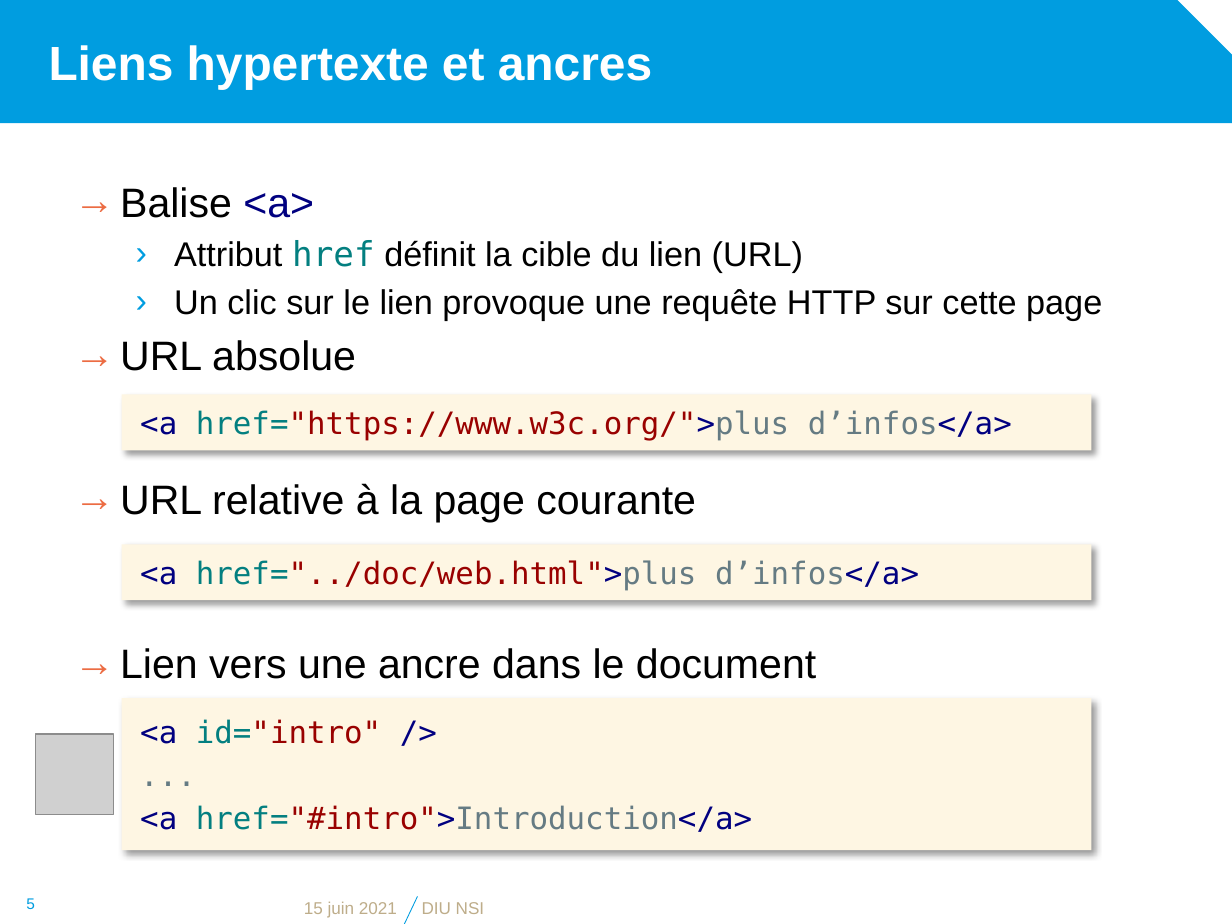
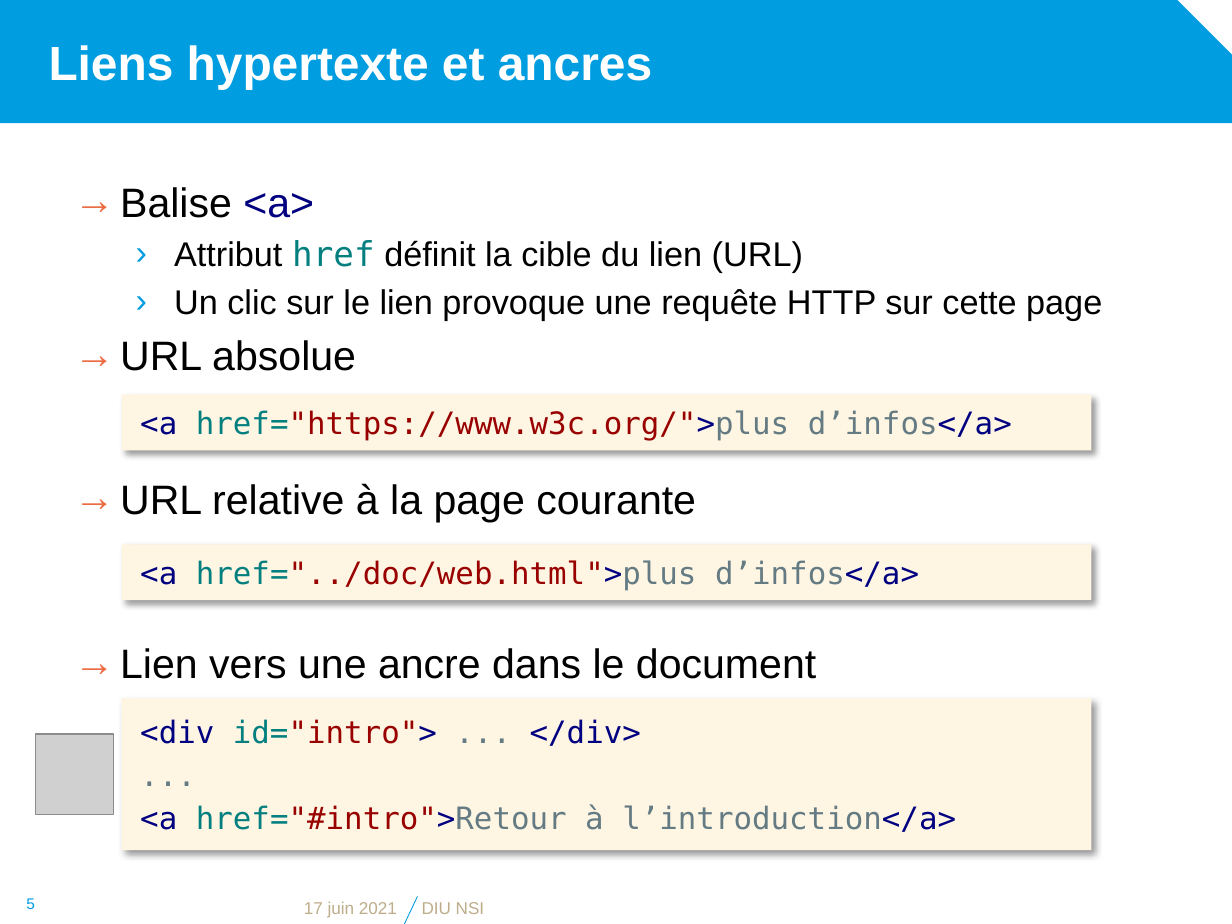
Before and after one commit to diu-uf-bordeaux/bloc1, a slide deck: slide 5 of web/2-HTML/html.pptx. Drawn at 1232x924 pixels with LibreOffice and Linux fonts; fonts in the diff are those of the drawing; grey boxes stand for pictures; background and template pictures are left out. Boxes give left, top, right and bottom in pixels: in the first picture for what was removed or moved away, otherwise in the second. Text is boxed around its words. In the diff, an @@ line names an element or a change of style, - is before the commit and + after.

```diff
--- a/web/2-HTML/html.pptx
+++ b/web/2-HTML/html.pptx
@@ text in rectangle at <box>140,719,641,746</box>: text changed; text colour #990100 to #010080 @@
-<a id="intro" />
+<div id="intro"> ... </div>
@@ text in rectangle at <box>140,804,956,832</box>: text changed @@
-<a href="#intro">Introduction</a>
+<a href="#intro">Retour à l’introduction</a>
@@ text at <box>304,901,397,918</box>: text changed @@
-15 juin 2021
+17 juin 2021
```
Also in this commit, not shown: 8 other slides changed, 6 other files.
